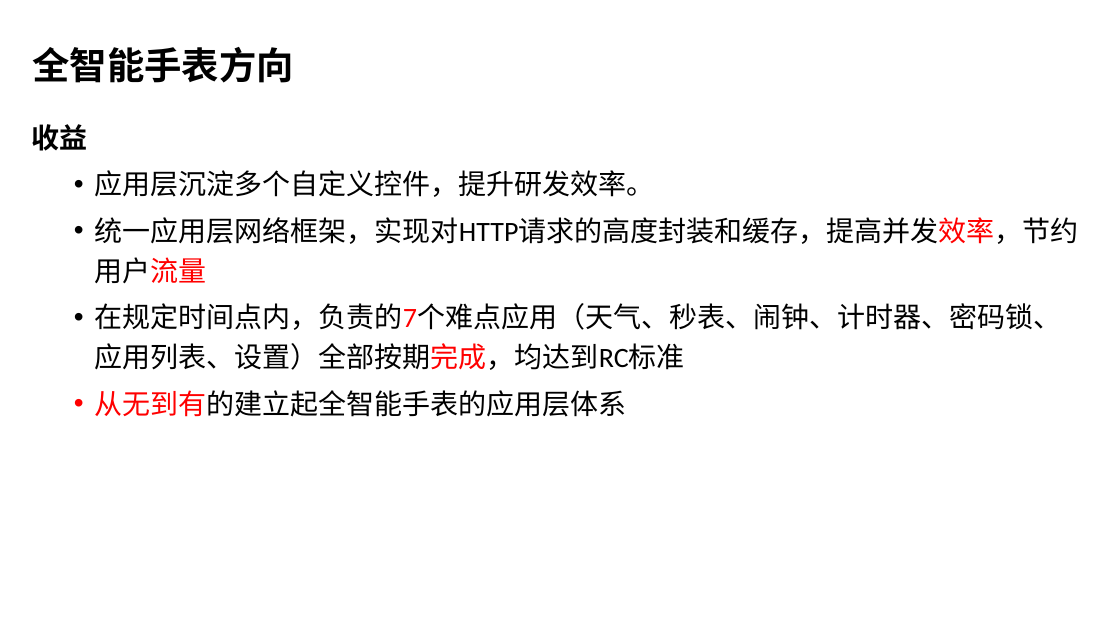
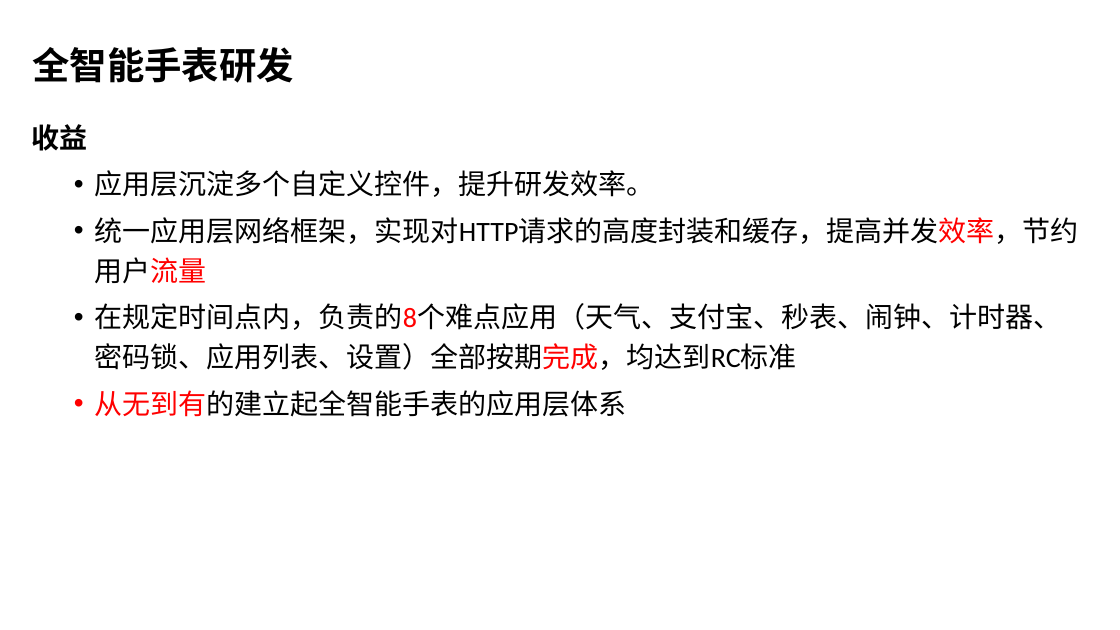
Before and after one commit to wangzhengyi/WangZhengyi, a slide deck: slide 13 of promote/2016阿里晋升述职.pptx (slide 14 before the commit). Drawn at 1120x630 pixels with LibreOffice and Linux fonts; fonts in the diff are those of the drawing; background and template pictures are left out. Boxes give left, top, right and bottom in pixels: in the first picture for what was removed or moved away, otherwise in the second. Text is boxed around its words. In the diff, an @@ line names an element or a change of style, - is before the commit and + after.

```diff
--- a/promote/2016阿里晋升述职.pptx
+++ b/promote/2016阿里晋升述职.pptx
@@ title at [33,47,294,83]: text changed @@
-全智能手表方向
+全智能手表研发
@@ text at [95,303,1061,370]: text changed @@
-  • 在规定时间点内，负责的7个难点应用（天气、秒表、闹钟、计时器、密码锁、应用列表、设置）全部按期完成，均达到RC标准
+  • 在规定时间点内，负责的8个难点应用（天气、支付宝、秒表、闹钟、计时器、密码锁、应用列表、设置）全部按期完成，均达到RC标准
```
Also in this commit, not shown: 2 other slides changed, 1 slide added, 1 slide removed, 1 other file.
